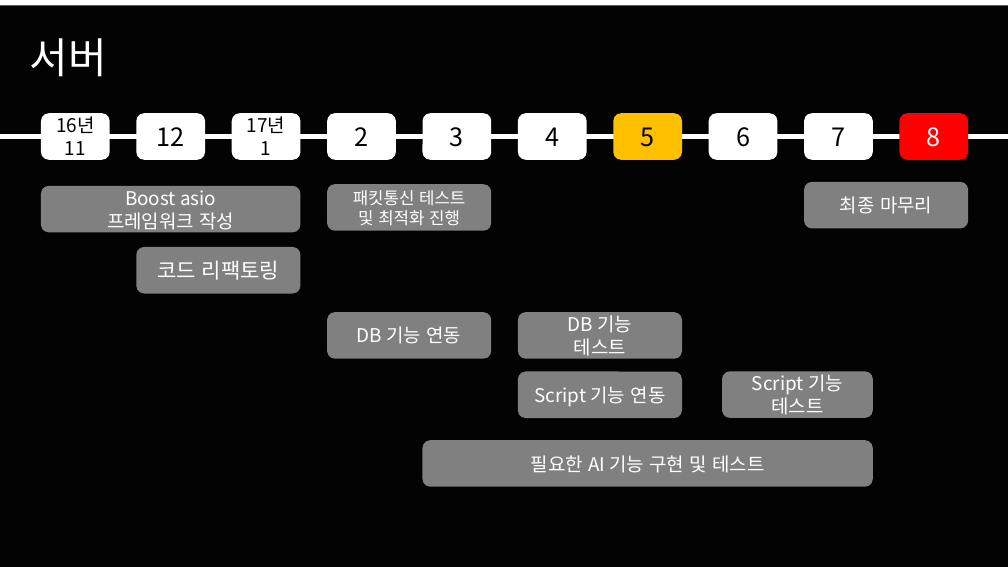
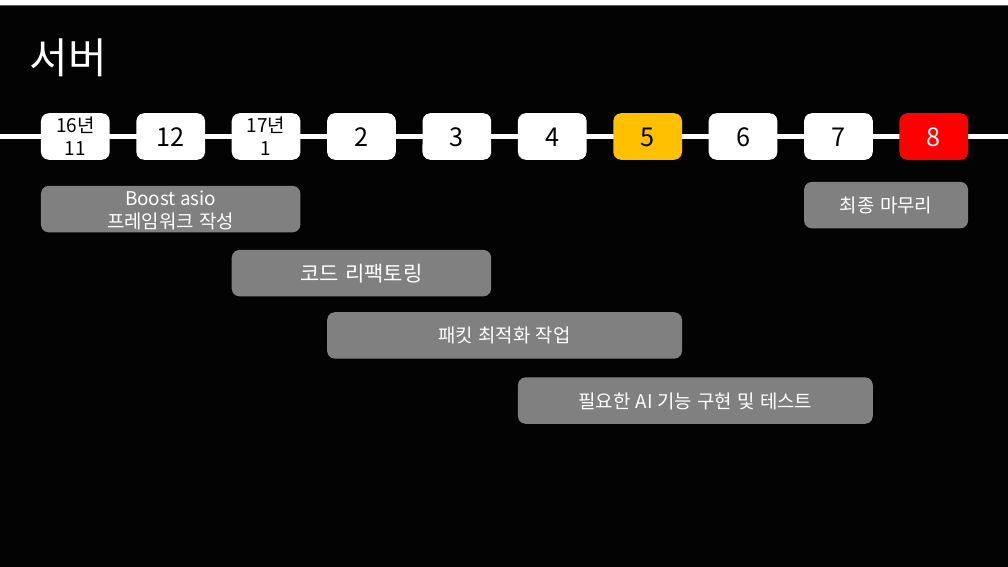
Before and after one commit to korleinster/gamebusdriver, a slide deck: slide 22 of documents/[편돌이]졸업작품 제안서(짧은버전).pptx (slide 23 before the commit). Drawn at 1008x567 pixels with LibreOffice and Linux fonts; fonts in the diff are those of the drawing; background and template pictures are left out. Boxes give left, top, right and bottom in pixels: in the first picture for what was removed or moved away, otherwise in the second. Text is boxed around its words. In the diff, an @@ line names an element or a change of style, - is before the commit and + after.

```diff
--- a/documents/[편돌이]졸업작품 제안서(짧은버전).pptx
+++ b/documents/[편돌이]졸업작품 제안서(짧은버전).pptx
@@ rounded rectangle removed at <box>327,185,492,231</box> @@
-패킷통신 테스트
-및 최적화 진행
@@ rounded rectangle "코드 리팩토링": place and size @@
-rounded rectangle "코드 리팩토링" at <box>136,247,300,294</box>
+rounded rectangle "코드 리팩토링" at <box>232,250,492,297</box>
@@ rounded rectangle "패킷 최적화 작업": place and size @@
-rounded rectangle "패킷 최적화 작업" at <box>518,312,682,359</box>
+rounded rectangle "패킷 최적화 작업" at <box>327,312,682,359</box>
@@ rounded rectangle removed at <box>327,312,492,359</box> @@
-DB 기능 연동
@@ text in rounded rectangle at <box>438,326,571,344</box>: text changed @@
-DB 기능
-테스트
+패킷 최적화 작업
@@ rounded rectangle "필요한 AI 기능 구현 및 ...": place and size @@
-rounded rectangle "필요한 AI 기능 구현 및 ..." at <box>423,440,873,487</box>
+rounded rectangle "필요한 AI 기능 구현 및 ..." at <box>518,377,873,424</box>
@@ rounded rectangle removed at <box>518,371,682,418</box> @@
-Script 기능 연동
@@ rounded rectangle removed at <box>722,371,873,418</box> @@
-Script 기능
-테스트
```
Also in this commit, not shown: 1 other slide changed, 1 slide removed.
